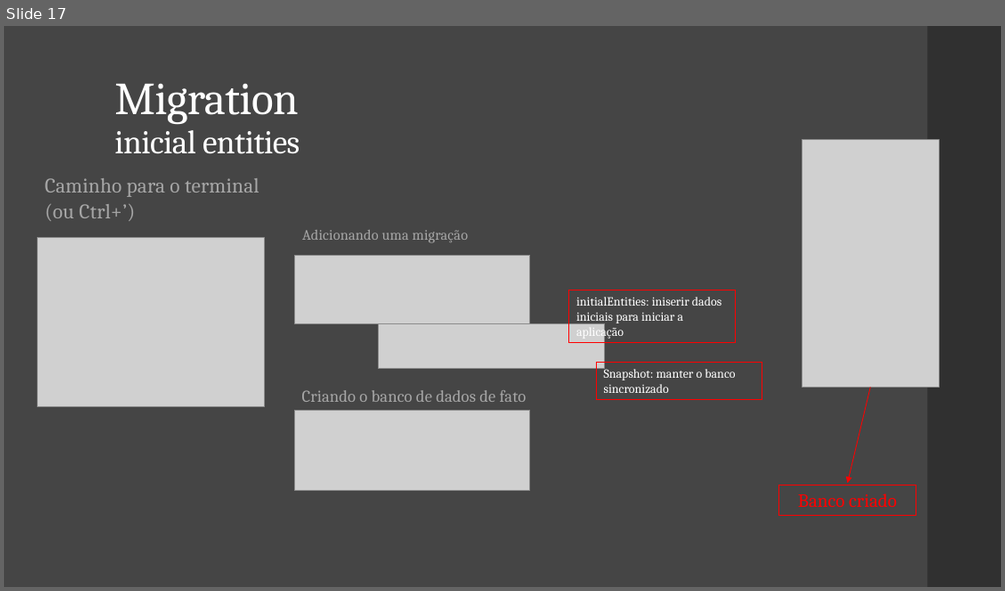
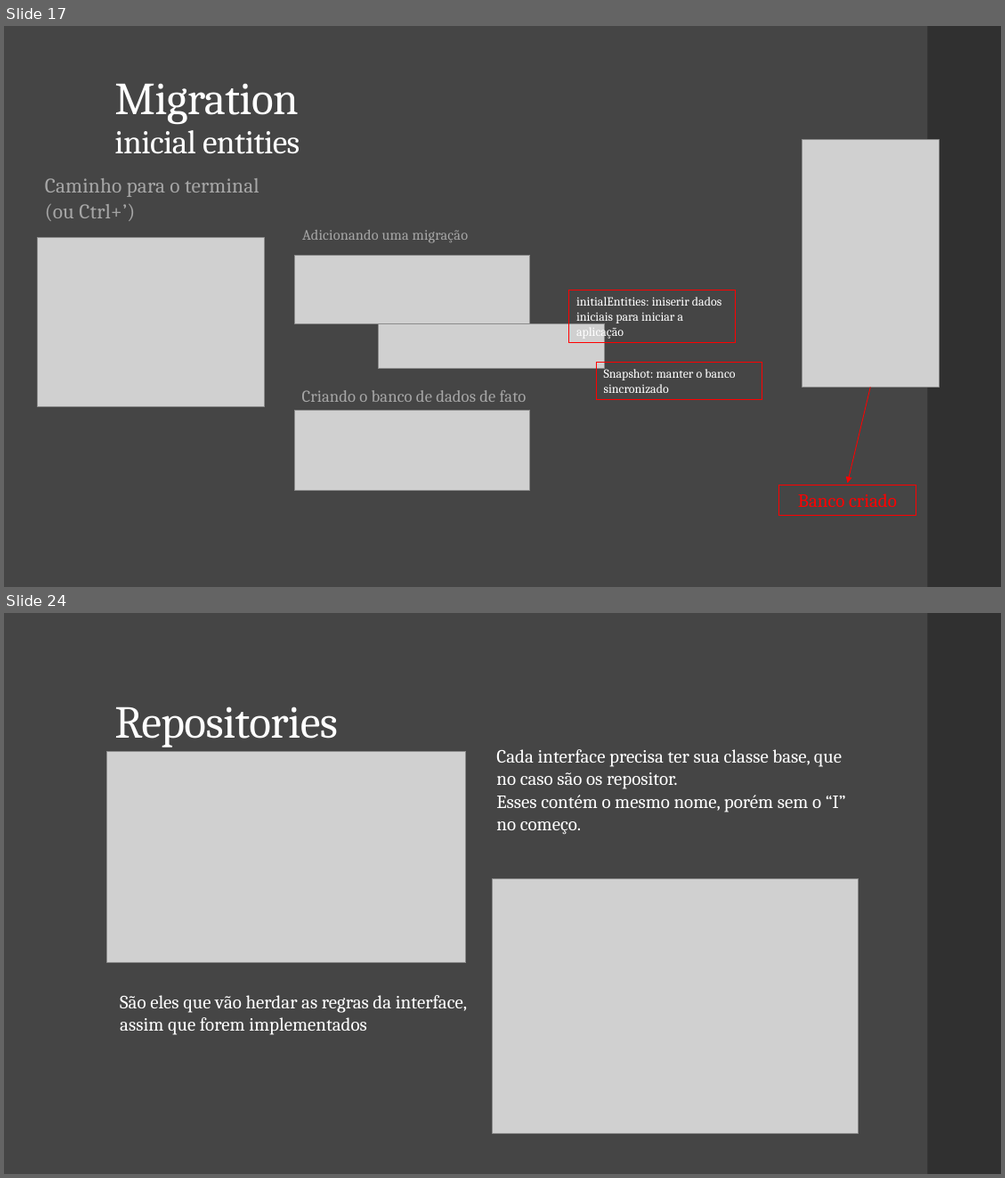
Before and after one commit to Filipe-Alexandre/TIPI04, a slide deck: aulas/saida-02-Back-end/Csharp/DocumentacaoMVC.pptx. Shown one above the other, each under a label of ours: slide 17 before the commit, slides 17 and 24 after it; the slides between them are not shown. The pictures are 1005x591 and 1005x1178 pixels, drawn with LibreOffice and Linux fonts; fonts in the diff are those of the drawing; grey boxes stand for pictures. Boxes give left, top, right and bottom in pixels: in the first picture for what was removed or moved away, otherwise in the second. Text is boxed around its words. In the diff, an @@ line names an element or a change of style, - is before the commit and + after.

```diff
--- a/aulas/saida-02-Back-end/Csharp/DocumentacaoMVC.pptx
+++ b/aulas/saida-02-Back-end/Csharp/DocumentacaoMVC.pptx
@@ slide 24 added at [4,613,1001,1174], background #454545; not listed: 1 template element that a slide beside it also shows @@
@@ title added at [114,706,338,747], 44 pt, text #FFFFFF @@
+Repositories
@@ picture added at [107,751,466,963] @@
@@ text added at [496,749,846,835], 18 pt, text #FFFFFF @@
+Cada interface precisa ter sua classe base, que no caso são os repositor.
+Esses contém o mesmo nome, porém sem o “I” no começo.
@@ picture added at [493,878,858,1133] @@
@@ text added at [120,995,467,1035], 18 pt, text #FFFFFF @@
+São eles que vão herdar as regras da interface, assim que forem implementados
```
Also in this commit, not shown: 12 other slides added.
